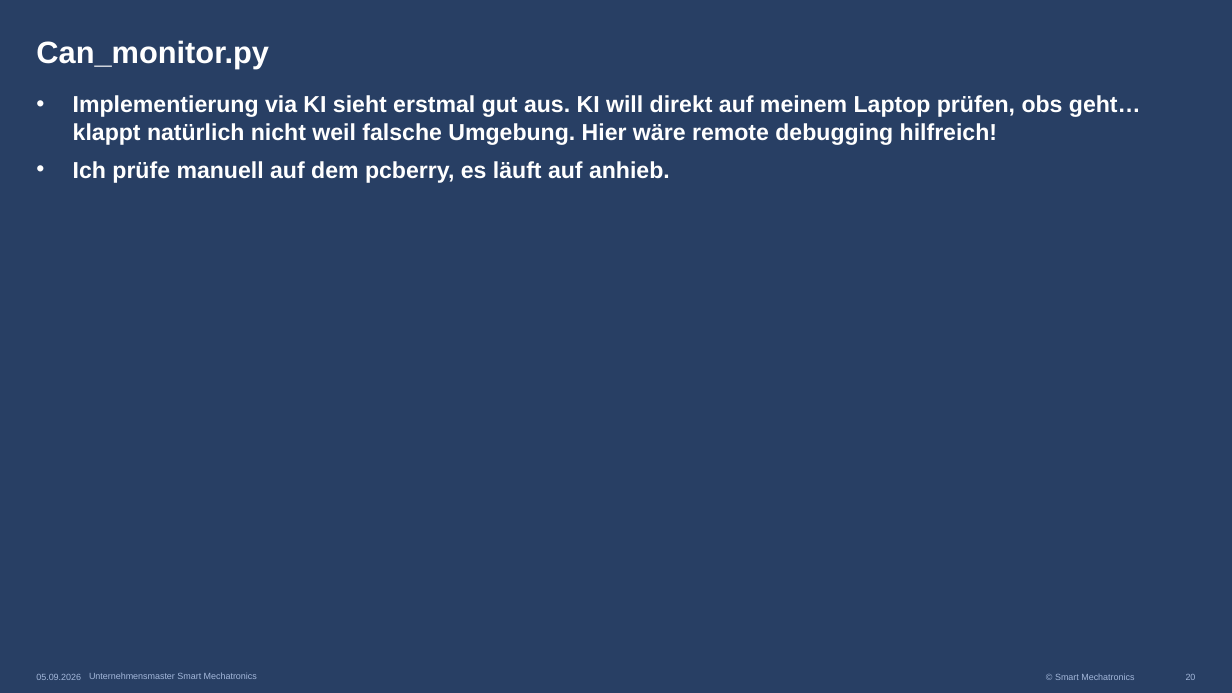
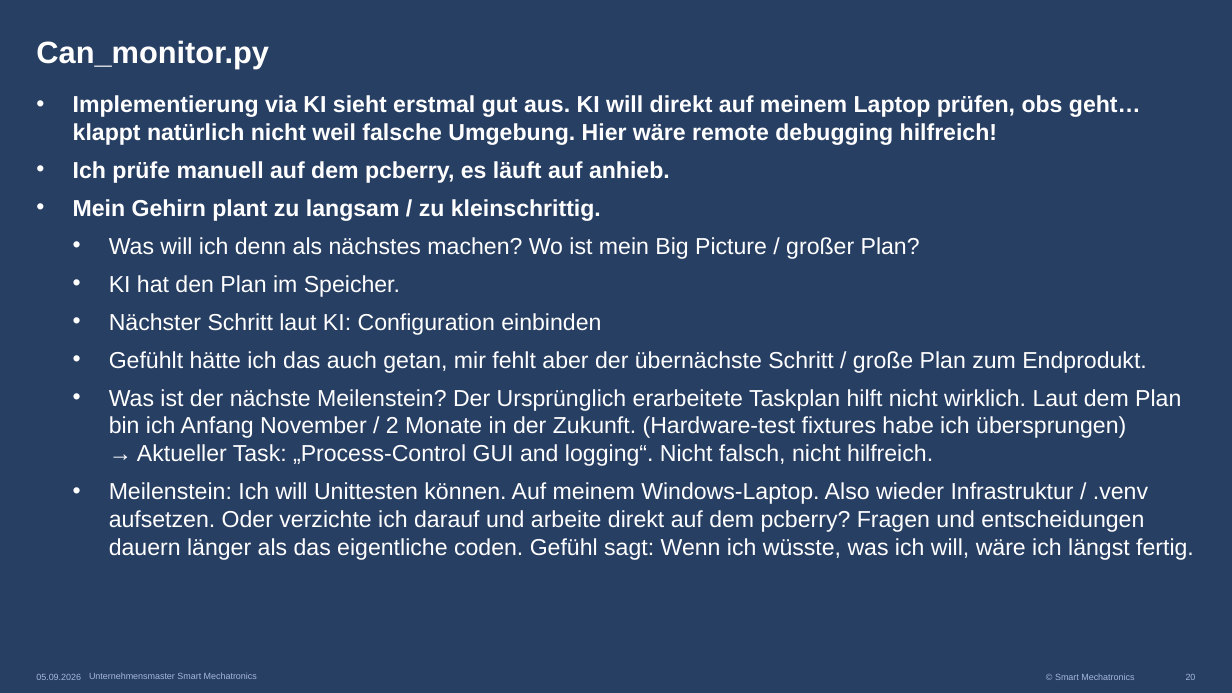
Before and after one commit to robse2069/ProcessControl, a slide deck: slide 20 of Präsentation_Refactoring/Softwarearchäologie live.pptx. Drawn at 1232x693 pixels with LibreOffice and Linux fonts; fonts in the diff are those of the drawing; background and template pictures are left out. Boxes give left, top, right and bottom in pixels: in the first picture for what was removed or moved away, otherwise in the second. Text is boxed around its words. In the diff, an @@ line names an element or a change of style, - is before the commit and + after.

```diff
--- a/Präsentation_Refactoring/Softwarearchäologie live.pptx
+++ b/Präsentation_Refactoring/Softwarearchäologie live.pptx
@@ text at bbox=[73, 199, 1194, 560]: paragraphs added @@
+• Mein Gehirn plant zu langsam / zu kleinschrittig.
+  • Was will ich denn als nächstes machen? Wo ist mein Big Picture / großer Plan?
+  • KI hat den Plan im Speicher.
+  • Nächster Schritt laut KI: Configuration einbinden
+  • Gefühlt hätte ich das auch getan, mir fehlt aber der übernächste Schritt / große Plan zum Endprodukt.
+  • Was ist der nächste Meilenstein? Der Ursprünglich erarbeitete Taskplan hilft nicht wirklich. Laut dem Plan bin ich Anfang November / 2 Monate in der Zukunft. (Hardware-test fixtures habe ich übersprungen)
+    → Aktueller Task: „Process-Control GUI and logging“. Nicht falsch, nicht hilfreich.
+  • Meilenstein: Ich will Unittesten können. Auf meinem Windows-Laptop. Also wieder Infrastruktur / .venv aufsetzen. Oder verzichte ich darauf und arbeite direkt auf dem pcberry? Fragen und entscheidungen dauern länger als das eigentliche coden. Gefühl sagt: Wenn ich wüsste, was ich will, wäre ich längst fertig.
```
Also in this commit, not shown: 2 slides added, 12 other files.
